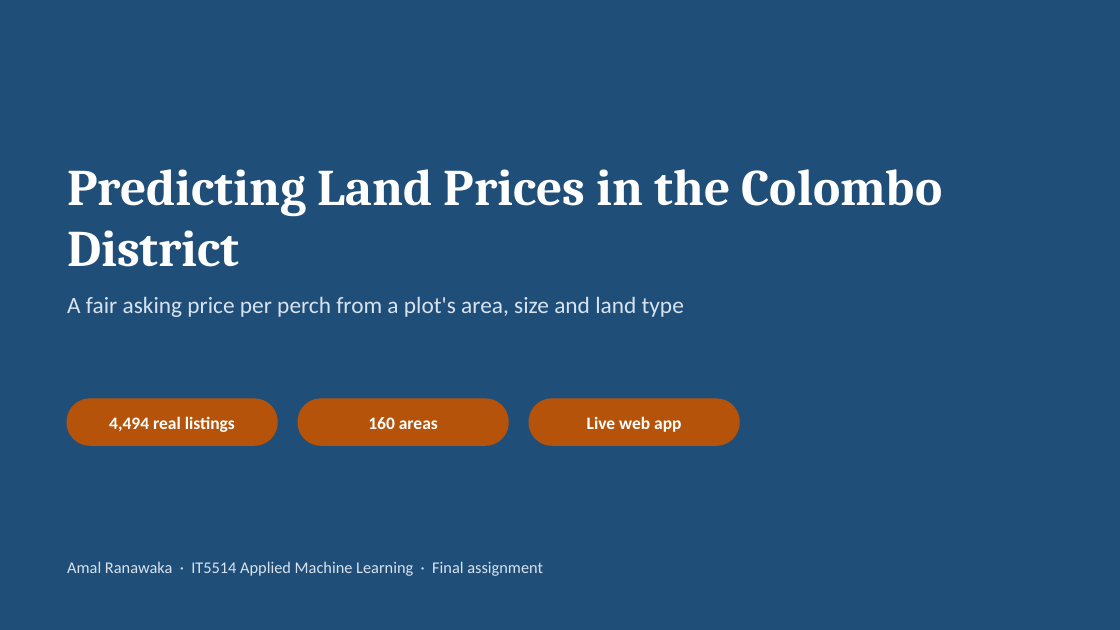
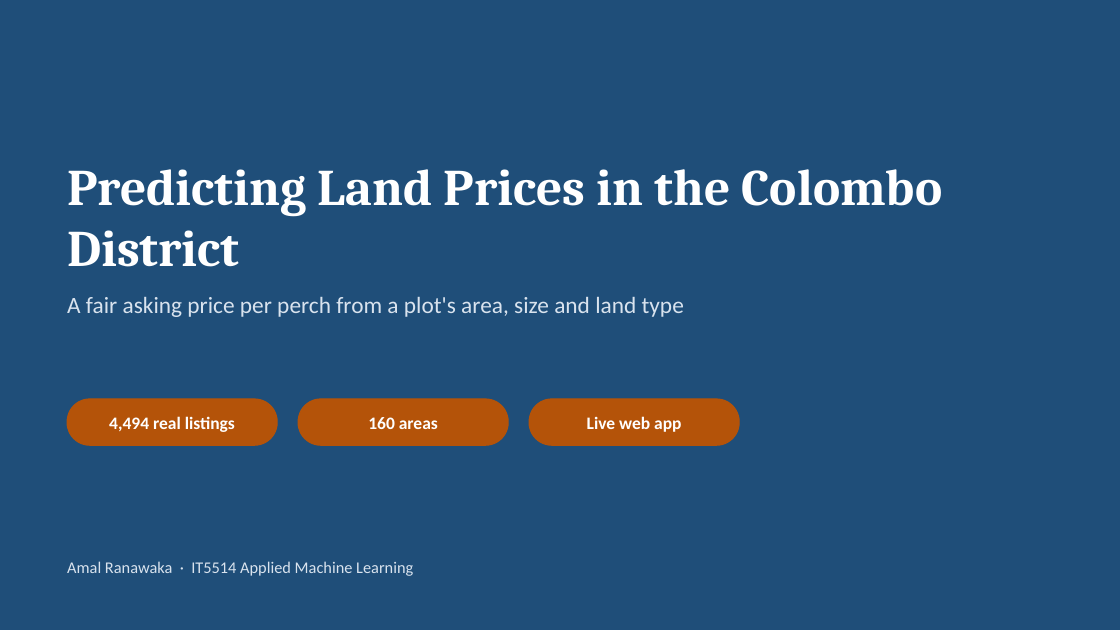
Before and after one commit to amalr-12/colombo-land-price-ml, a slide deck: slide 1 of Presentation.pptx. Drawn at 1120x630 pixels with LibreOffice and Linux fonts; fonts in the diff are those of the drawing. Boxes give left, top, right and bottom in pixels: in the first picture for what was removed or moved away, otherwise in the second. Text is boxed around its words. In the diff, an @@ line names an element or a change of style, - is before the commit and + after.

```diff
--- a/Presentation.pptx
+++ b/Presentation.pptx
@@ text at [67, 561, 413, 576]: text changed @@
-Amal Ranawaka · IT5514 Applied Machine Learning · Final assignment
+Amal Ranawaka · IT5514 Applied Machine Learning
```
Also in this commit, not shown: 3 other slides changed, 4 other files.
